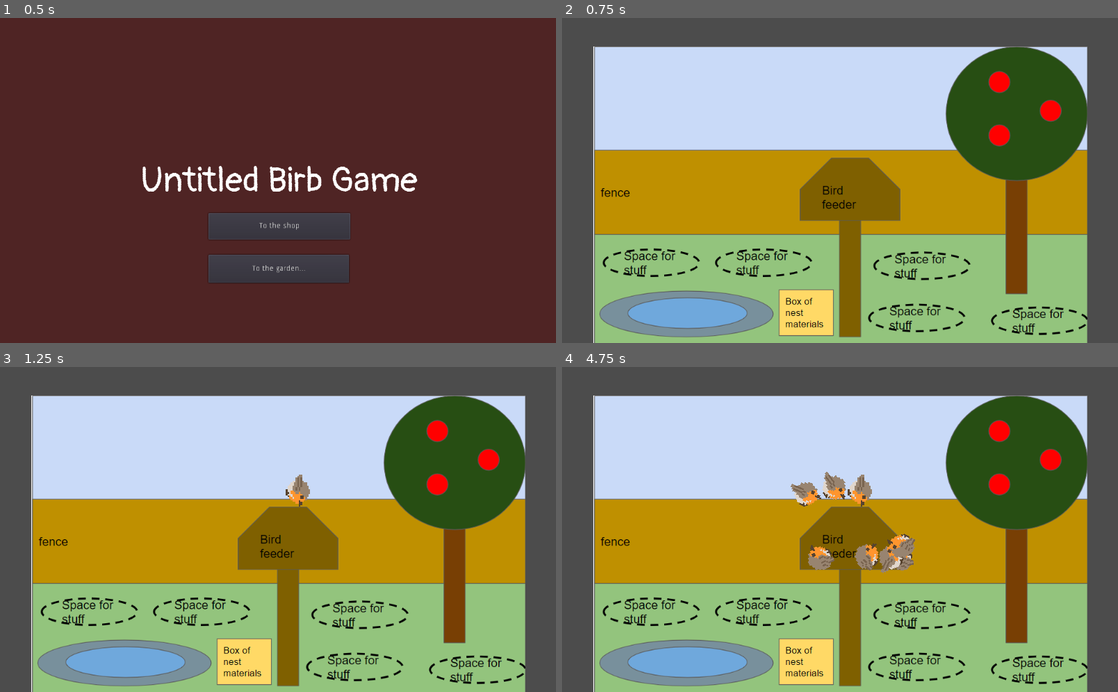
Above: before the commit, frames 1-4 (two rows, left to right).
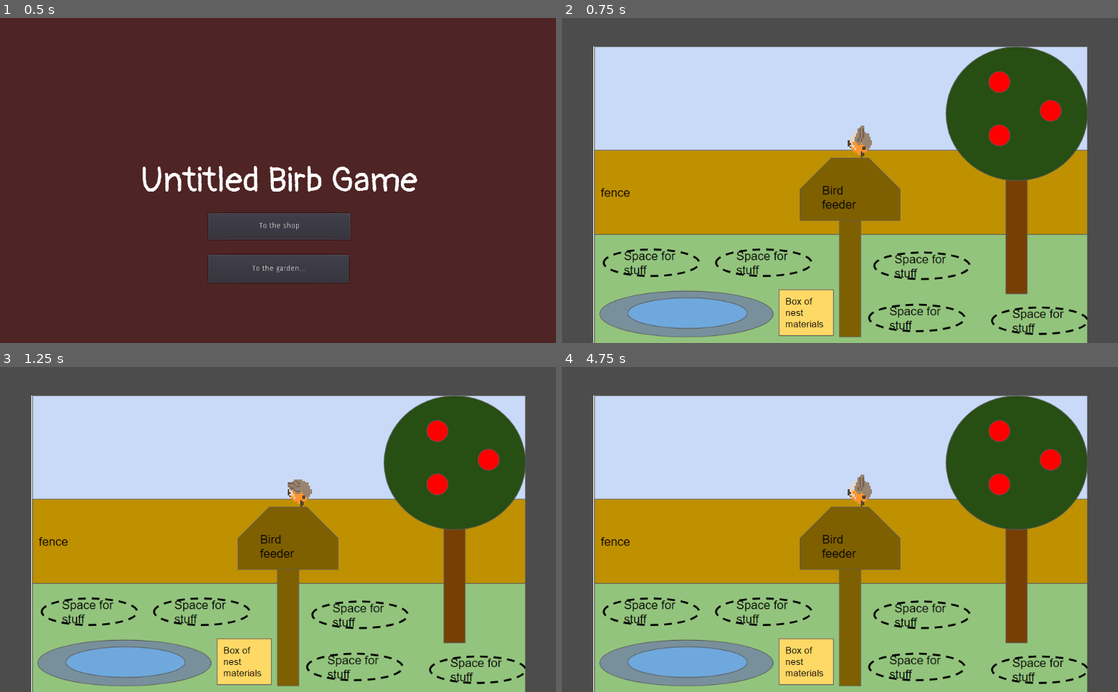
Above: after the commit, the same moments.

Repository: Binney/tori-atsume
Game: Godot game, scene res://Splash.tscn
Same seed, same stepped clock (60 frames per second), same inputs: the game is played once before the commit and once after it.
Inputs:
- Up to frame 1 (0.5 s): no input
- Up to frame 2 (0.75 s): click "To the garden..." at 0.5 s
- Up to frame 3 (1.25 s): no input
- Up to frame 4 (4.75 s): no input

Frame 1 is identical in both runs. In frame 2, 0.3% of the frame differs, in the area x 51-56%, y 33-43%; in frame 3, 0.1%; in frame 4, 1.6%, in the area x 41-64%, y 32-64%.

Commit message:
Start on appearing birds

Diff:
--- a/project/Garden.gd
+++ b/project/Garden.gd
@@ -1,12 +1,10 @@
 extends Node2D
 
 
-# Declare member variables here. Examples:
-# var a = 2
-# var b = "text"
-export (PackedScene) var Robin
 
-const ROBIN = preload("res://Robin.tscn")
+
+const Burd = preload("Burd.gd")
+const Robin = preload("res://Robin.tscn")
 
 # Called when the node enters the scene tree for the first time.
 func _ready():
@@ -15,27 +13,18 @@
 
 func new_game():
 	$BurdTimer.start()
+	spawnRobin()
 
 
 func _on_BurdTimer_timeout():
-	spawnRobin()
-
-#	var burd = Burd.instance()
-#	add_child(burd)
-#	# Set the mob's direction perpendicular to the path direction.
-#	var direction = $BurdPath/SpawnBurdLocation.rotation + PI / 2
-#	# Set the mob's position to a random location.
-#	burd.position = $BurdPath/SpawnBurdLocation.position
-#	# Add some randomness to the direction.
-#	direction += rand_range(-PI / 4, PI / 4)
-#	burd.rotation = direction
-#	# Set the velocity (speed & direction).
-#	burd.linear_velocity = Vector2(rand_range(burd.min_speed, burd.max_speed), 0)
-#	burd.linear_velocity = burd.linear_velocity.rotated(direction)
+#	spawnRobin()
+	for child in get_children():
+		if (child is Burd):
+			child.tick()
 
 func spawnRobin():
 	$BurdPath/SpawnBurdLocation.offset = randi()
-	var burd = ROBIN.instance()
+	var burd = Robin.instance()
 	add_child(burd)
 	var direction = $BurdPath/SpawnBurdLocation.rotation + PI / 2
 	# Set the mob's position to a random location.
@@ -43,3 +32,4 @@
 	# Add some randomness to the direction.
 	direction += rand_range(-PI / 4, PI / 4)
 	burd.rotation = direction
+	burd.tweet()
--- a/project/burd.gd
+++ b/project/burd.gd
@@ -1,22 +1,30 @@
 extends Area2D
 
-
-# Declare member variables here. Examples:
-# var a = 2
-# var b = "text"
 
 export var min_speed = 150  # Minimum speed range.
 export var max_speed = 250  # Maximum speed range.
 
-# Called when the node enters the scene tree for the first time.
+export var lifetime = 60
+
+var age = 0
+
 func _ready():
-	pass # Replace with function body.
+	pass
 
+func tweet():
+	# TODO actually  make a noise
+	print("TWIET")
 
-# Called every frame. 'delta' is the elapsed time since the previous frame.
-#func _process(delta):
-#	pass
+func tick():
+	age += 1
+	if age > lifetime:
+		depart()
 
+func arrive():
+	print("Arriving");
+
+func depart():
+	print("Departing");
 
 func _on_VisibilityNotifier2D_screen_exited():
 	queue_free()
